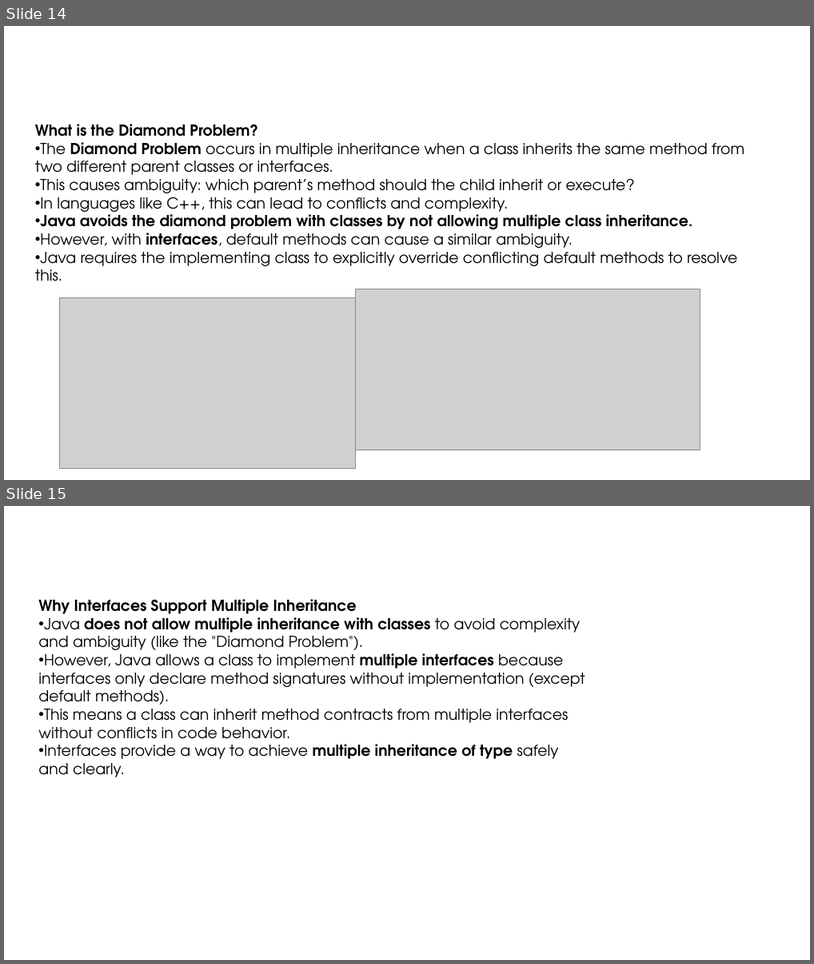
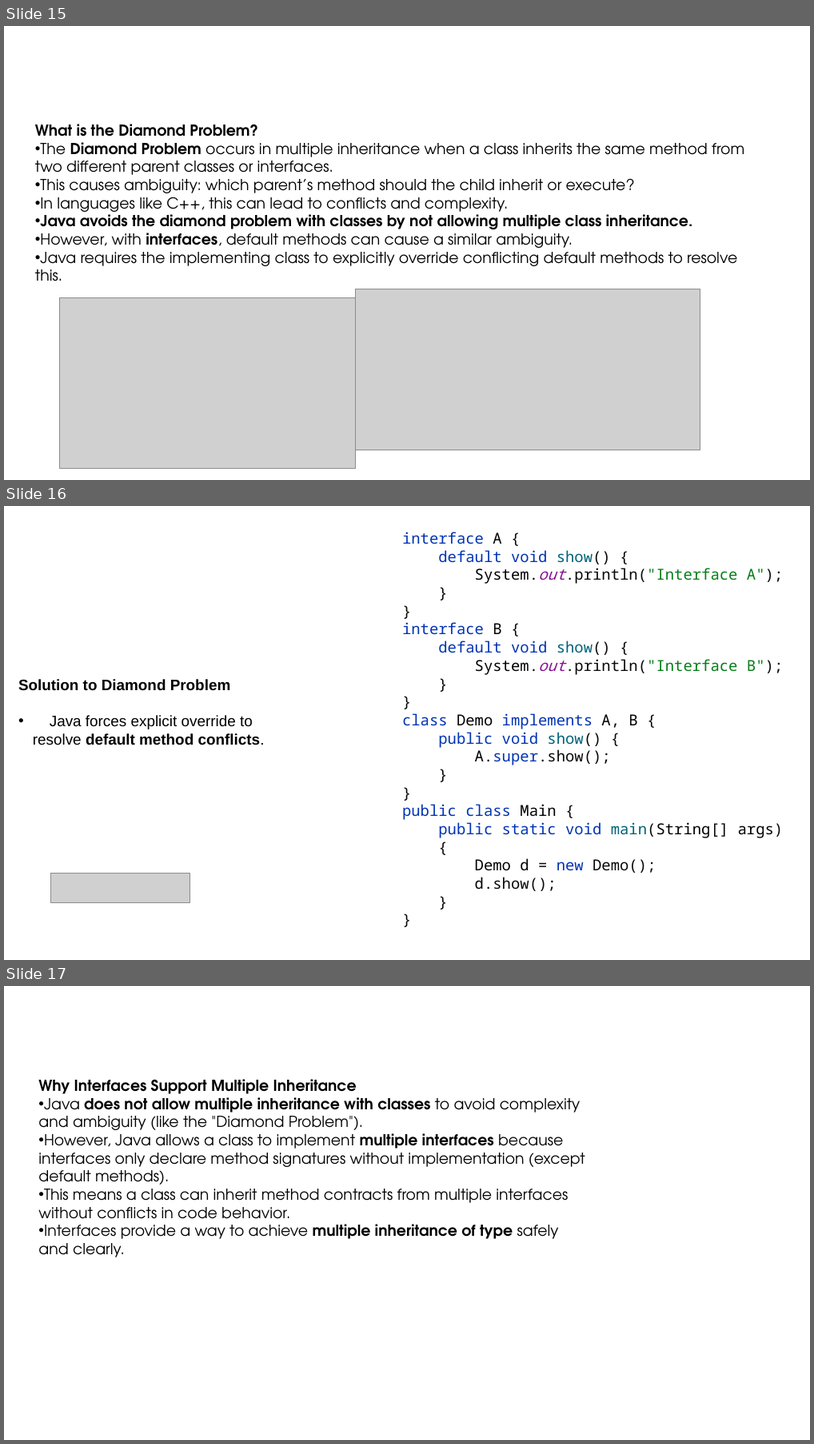
Before and after one commit to ashrafulparan2/Resources, a slide deck: CSE281/Lecture 10.pptx. Shown one above the other, each under a label of ours: slides 14 and 15 before the commit, slides 15, 16 and 17 after it. The pictures are 814x964 and 814x1444 pixels, drawn with LibreOffice and Linux fonts; fonts in the diff are those of the drawing; grey boxes stand for pictures; background and template pictures are left out. Boxes give left, top, right and bottom in pixels: in the first picture for what was removed or moved away, otherwise in the second. Text is boxed around its words. In the diff, an @@ line names an element or a change of style, - is before the commit and + after.

```diff
--- a/CSE281/Lecture 10.pptx
+++ b/CSE281/Lecture 10.pptx
@@ slide 16 added at box(4, 506, 810, 960), background #FFFFFF @@
@@ text added at box(402, 532, 784, 891), 18 pt, text #0033B3 @@
+interface A {
+default void show() {
+System.out.println("Interface A");
+}
+}
+interface B {
+default void show() {
+System.out.println("Interface B");
+}
+}
+class Demo implements A, B {
+public void show() {
+A.super.show();
+}
+}
+public class Main {
+public static void main(String[] args)
+{
+Demo d = new Demo();
+d.show();
+}
+}
@@ text added at box(18, 679, 265, 745), 18 pt, text #000000, bold @@
+Solution to Diamond Problem
+• Java forces explicit override to resolve default method conflicts.
@@ picture added at box(50, 873, 190, 903) @@
@@ what was slide 14 is now slide 15 @@
@@ what was slide 15 is now slide 17 @@
```
Also in this commit, not shown: 1 other slide added.
